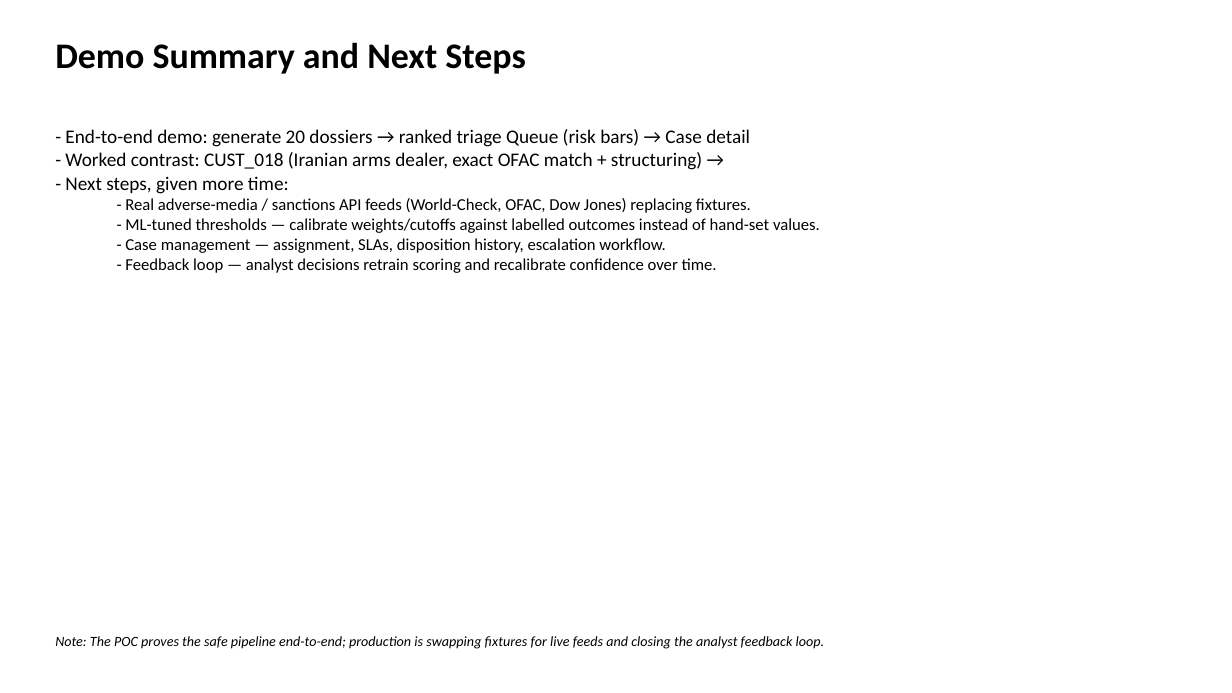
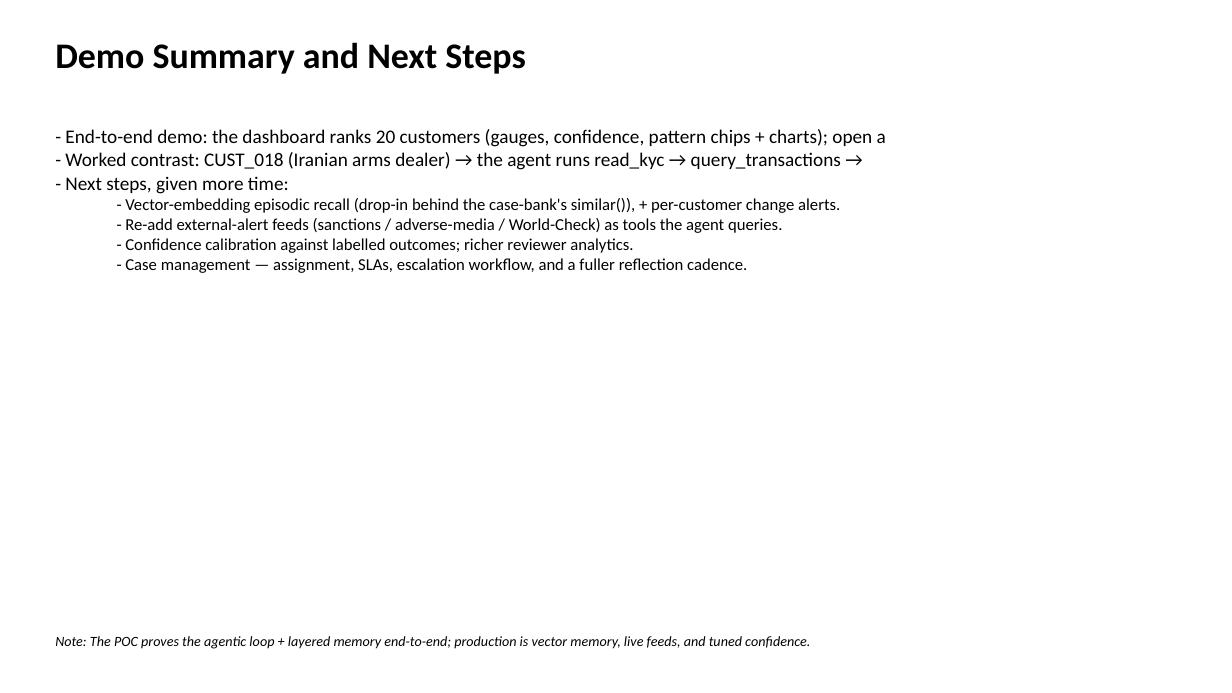
Before and after one commit to NeetigyaShah/frisk-risk-signal-aggregator, a slide deck: slide 5 of docs/deck/deck.pptx. Drawn at 1232x693 pixels with LibreOffice and Linux fonts; fonts in the diff are those of the drawing. Boxes give left, top, right and bottom in pixels: in the first picture for what was removed or moved away, otherwise in the second. Text is boxed around its words. In the diff, an @@ line names an element or a change of style, - is before the commit and + after.

```diff
--- a/docs/deck/deck.pptx
+++ b/docs/deck/deck.pptx
@@ text at [65, 129, 886, 170]: text changed @@
-- End-to-end demo: generate 20 dossiers → ranked triage Queue (risk bars) → Case detail
-- Worked contrast: CUST_018 (Iranian arms dealer, exact OFAC match + structuring) →
+- End-to-end demo: the dashboard ranks 20 customers (gauges, confidence, pattern chips + charts); open a
+- Worked contrast: CUST_018 (Iranian arms dealer) → the agent runs read_kyc → query_transactions →
@@ text at [125, 198, 840, 273]: text changed @@
-  - Real adverse-media / sanctions API feeds (World-Check, OFAC, Dow Jones) replacing fixtures.
-  - ML-tuned thresholds — calibrate weights/cutoffs against labelled outcomes instead of hand-set values.
-  - Case management — assignment, SLAs, disposition history, escalation workflow.
-  - Feedback loop — analyst decisions retrain scoring and recalibrate confidence over time.
+  - Vector-embedding episodic recall (drop-in behind the case-bank's similar()), + per-customer change alerts.
+  - Re-add external-alert feeds (sanctions / adverse-media / World-Check) as tools the agent queries.
+  - Confidence calibration against labelled outcomes; richer reviewer analytics.
+  - Case management — assignment, SLAs, escalation workflow, and a fuller reflection cadence.
@@ text at [55, 636, 810, 649]: text changed @@
-Note: The POC proves the safe pipeline end-to-end; production is swapping fixtures for live feeds and closing the analyst feedback loop.
+Note: The POC proves the agentic loop + layered memory end-to-end; production is vector memory, live feeds, and tuned confidence.
```
Also in this commit, not shown: 3 other slides changed, 1 slide added, 1 slide removed, 4 other files.
